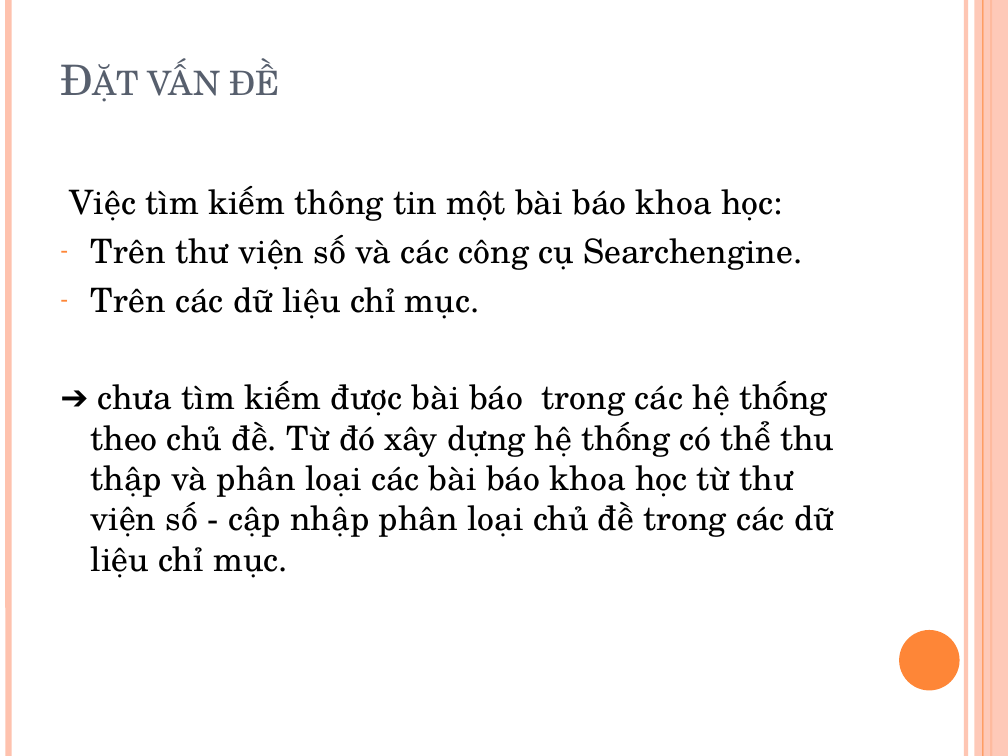
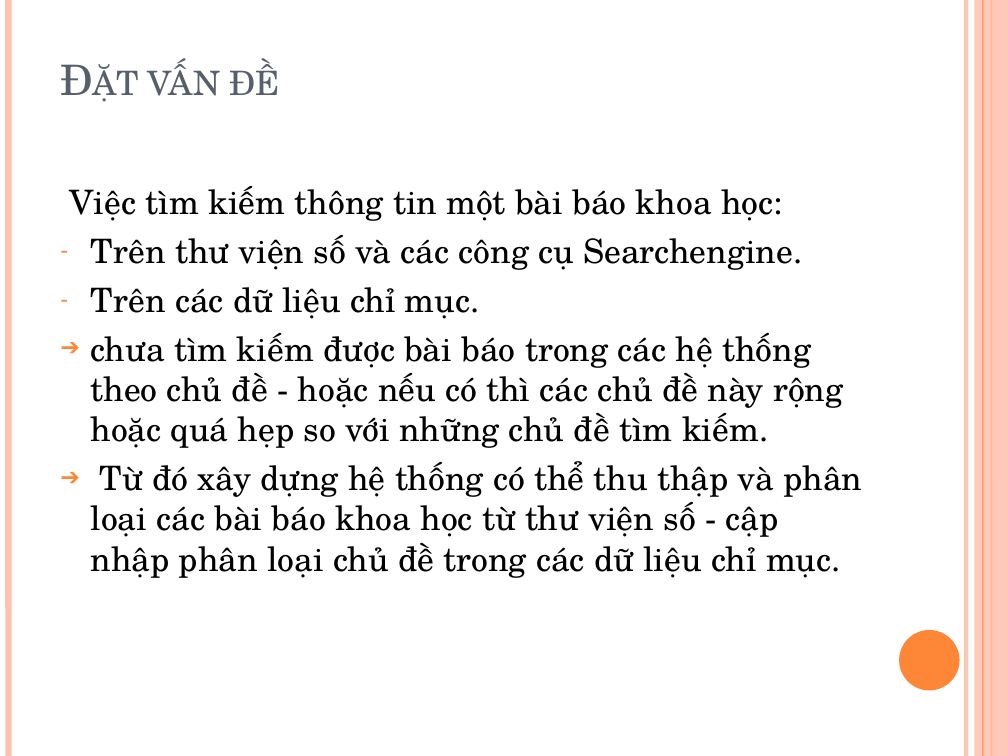
Before and after one commit to tiendv/detaitotnghiep, a slide deck: slide 3 of Report/Baocao 3-12.pptx. Drawn at 1008x756 pixels with LibreOffice and Linux fonts; fonts in the diff are those of the drawing. Boxes give left, top, right and bottom in pixels: in the first picture for what was removed or moved away, otherwise in the second. Text is boxed around its words. In the diff, an @@ line names an element or a change of style, - is before the commit and + after.

```diff
--- a/Report/Baocao 3-12.pptx
+++ b/Report/Baocao 3-12.pptx
@@ text at [91, 333, 862, 578]: text changed @@
-➔ chưa tìm kiếm được bài báo trong các hệ thống theo chủ đề. Từ đó xây dựng hệ thống có thể thu thập và phân loại các bài báo khoa học từ thư viện số - cập nhập phân loại chủ đề trong các dữ liệu chỉ mục.
+➔ chưa tìm kiếm được bài báo trong các hệ thống theo chủ đề - hoặc nếu có thì các chủ đề này rộng hoặc quá hẹp so với những chủ đề tìm kiếm.
+➔ Từ đó xây dựng hệ thống có thể thu thập và phân loại các bài báo khoa học từ thư viện số - cập nhập phân loại chủ đề trong các dữ liệu chỉ mục.
```
